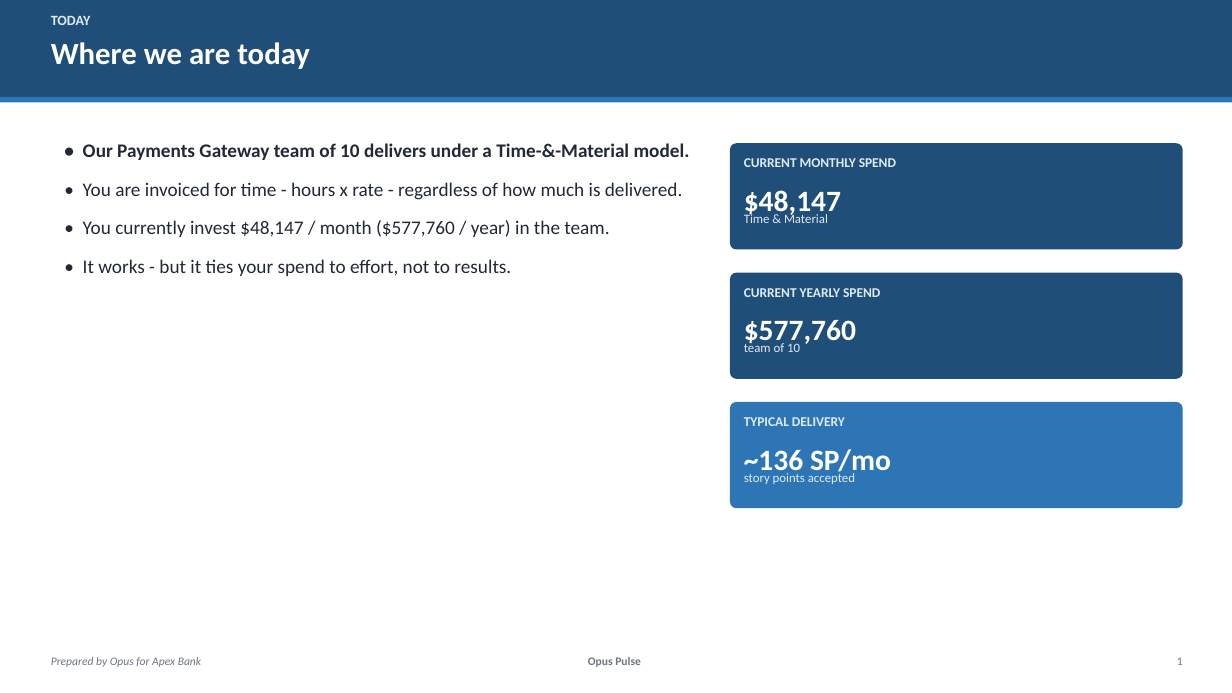
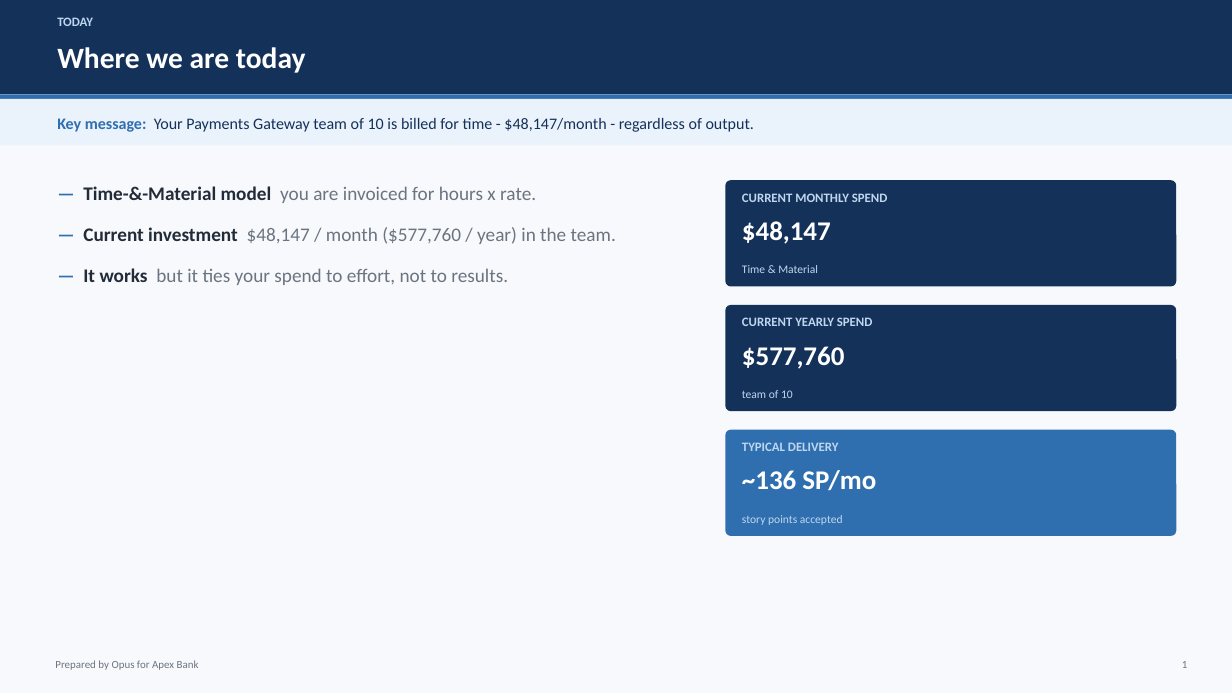
Before and after one commit to nileshpardeshi/opus-pulse, a slide deck: slide 2 of Opus_Pulse_Client_Proposal.pptx. Drawn at 1232x693 pixels with LibreOffice and Linux fonts; fonts in the diff are those of the drawing. Boxes give left, top, right and bottom in pixels: in the first picture for what was removed or moved away, otherwise in the second. Text is boxed around its words. In the diff, an @@ line names an element or a change of style, - is before the commit and + after.

```diff
--- a/Opus_Pulse_Client_Proposal.pptx
+++ b/Opus_Pulse_Client_Proposal.pptx
@@ rectangle: place and size @@
-rectangle at (0, 97, 1232, 103)
+rectangle at (0, 0, 1232, 94)
@@ rectangle at (0, 0, 1232, 94): fill #2E75B6 to #14315A @@
@@ rectangle: place and size @@
-rectangle at (0, 0, 1232, 97)
+rectangle at (0, 0, 1232, 693)
@@ rectangle at (0, 0, 1232, 693): fill #1F4E79 to #F7F9FC @@
@@ text "TODAY" at (57, 17, 93, 26): size 11 to 10 pt, text colour #DDEBF7 to #BFD6EF @@
@@ text "Where we are today" at (57, 47, 306, 73): size 24 to 23 pt @@
@@ rectangle added at (0, 94, 1232, 99), fill #2F6FB0 @@
@@ rectangle added at (0, 99, 1232, 145), fill #EAF2FB @@
@@ text added at (57, 118, 754, 132), 12.5 pt, text #14315A @@
+Key message: Your Payments Gateway team of 10 is billed for time - $48,147/month - regardless of output.
@@ text at (83, 186, 616, 285): text changed; text colour #212937 to #6B7480 @@
-• Our Payments Gateway team of 10 delivers under a Time-&-Material model.
-• You are invoiced for time - hours x rate - regardless of how much is delivered.
-• You currently invest $48,147 / month ($577,760 / year) in the team.
-• It works - but it ties your spend to effort, not to results.
+— Time-&-Material model you are invoiced for hours x rate.
+— Current investment $48,147 / month ($577,760 / year) in the team.
+— It works but it ties your spend to effort, not to results.
@@ rounded rectangle at (726, 180, 1177, 287): fill #1F4E79 to #14315A; proportions changed @@
@@ rounded rectangle: place and size @@
-rounded rectangle at (730, 143, 1183, 250)
+rounded rectangle at (726, 180, 1177, 287)
@@ size 10.5 to 10 pt, text colour #DDEBF7 to #BFD6EF in 3 elements at (742, 442, 839, 451), (742, 317, 873, 326), (742, 193, 888, 202) @@
@@ text "CURRENT MONTHLY SPEND": place and size @@
-text "CURRENT MONTHLY SPEND" at (744, 158, 896, 167)
+text "CURRENT MONTHLY SPEND" at (742, 193, 888, 202)
@@ size 23 to 21 pt in 3 elements at (742, 470, 876, 491), (742, 346, 844, 369), (742, 221, 831, 244) @@
@@ text "$48,147": place and size @@
-text "$48,147" at (744, 190, 841, 218)
+text "$48,147" at (742, 221, 831, 244)
@@ size 10 to 9 pt, text colour #DDEBF7 to #BFD6EF in 3 elements at (742, 515, 843, 525), (742, 390, 793, 398), (742, 265, 818, 273) @@
@@ text "Time & Material": place and size @@
-text "Time & Material" at (744, 212, 828, 223)
+text "Time & Material" at (742, 265, 818, 273)
@@ rounded rectangle: place and size @@
-rounded rectangle at (730, 273, 1183, 379)
+rounded rectangle at (726, 305, 1177, 411)
@@ rounded rectangle at (726, 305, 1177, 411): fill #1F4E79 to #14315A; proportions changed @@
@@ text "CURRENT YEARLY SPEND": place and size @@
-text "CURRENT YEARLY SPEND" at (744, 288, 880, 297)
+text "CURRENT YEARLY SPEND" at (742, 317, 873, 326)
@@ text "$577,760": place and size @@
-text "$577,760" at (744, 320, 856, 348)
+text "$577,760" at (742, 346, 844, 369)
@@ text "team of 10": place and size @@
-text "team of 10" at (744, 342, 800, 352)
+text "team of 10" at (742, 390, 793, 398)
@@ rounded rectangle: place and size @@
-rounded rectangle at (730, 402, 1183, 508)
+rounded rectangle at (726, 430, 1177, 536)
@@ rounded rectangle at (726, 430, 1177, 536): fill #2E75B6 to #2F6FB0; proportions changed @@
@@ text "TYPICAL DELIVERY": place and size @@
-text "TYPICAL DELIVERY" at (744, 417, 845, 426)
+text "TYPICAL DELIVERY" at (742, 442, 839, 451)
@@ text "~136 SP/mo": place and size @@
-text "~136 SP/mo" at (744, 449, 891, 477)
+text "~136 SP/mo" at (742, 470, 876, 491)
@@ text "story points accepted": place and size @@
-text "story points accepted" at (744, 471, 855, 484)
+text "story points accepted" at (742, 515, 843, 525)
@@ text "Prepared by Opus for Apex ..." at (55, 660, 199, 670): size 9 to 8.5 pt, text colour #6E7781 to #6B7480, italic off @@
@@ text removed at (588, 657, 641, 667) @@
-Opus Pulse
@@ text "1" at (1182, 661, 1188, 668): size 9 to 8.5 pt, text colour #6E7781 to #6B7480 @@
```
Also in this commit, not shown: 6 other slides changed, 2 slides added, 1 slide removed, 9 other files.
